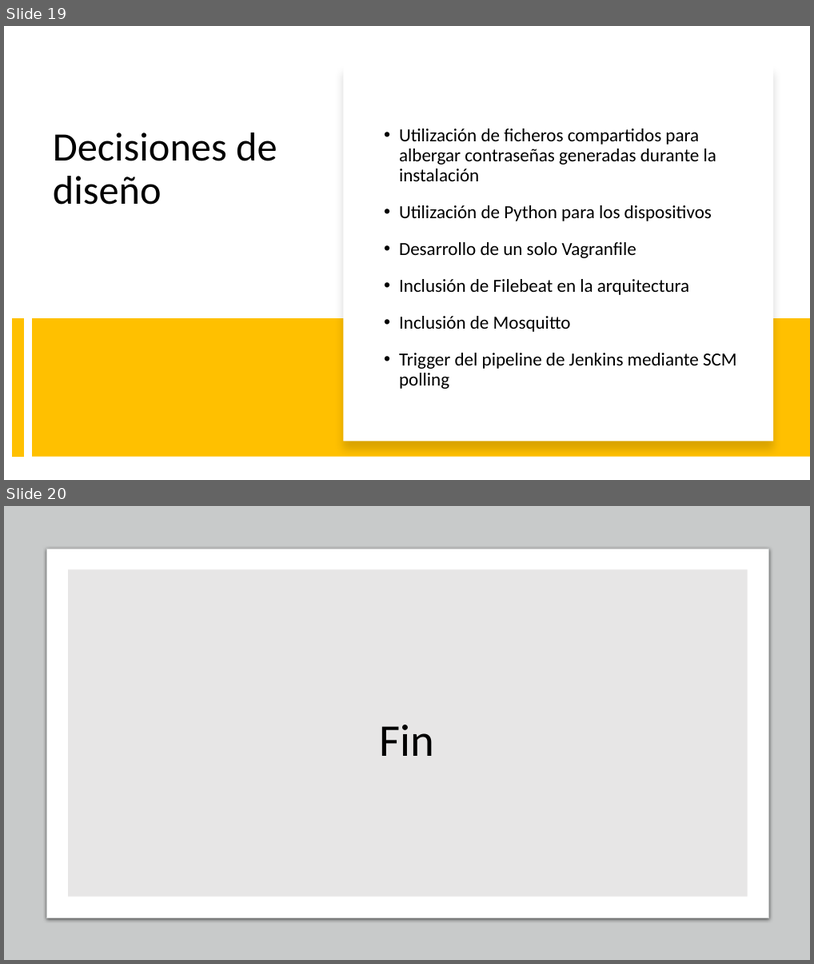
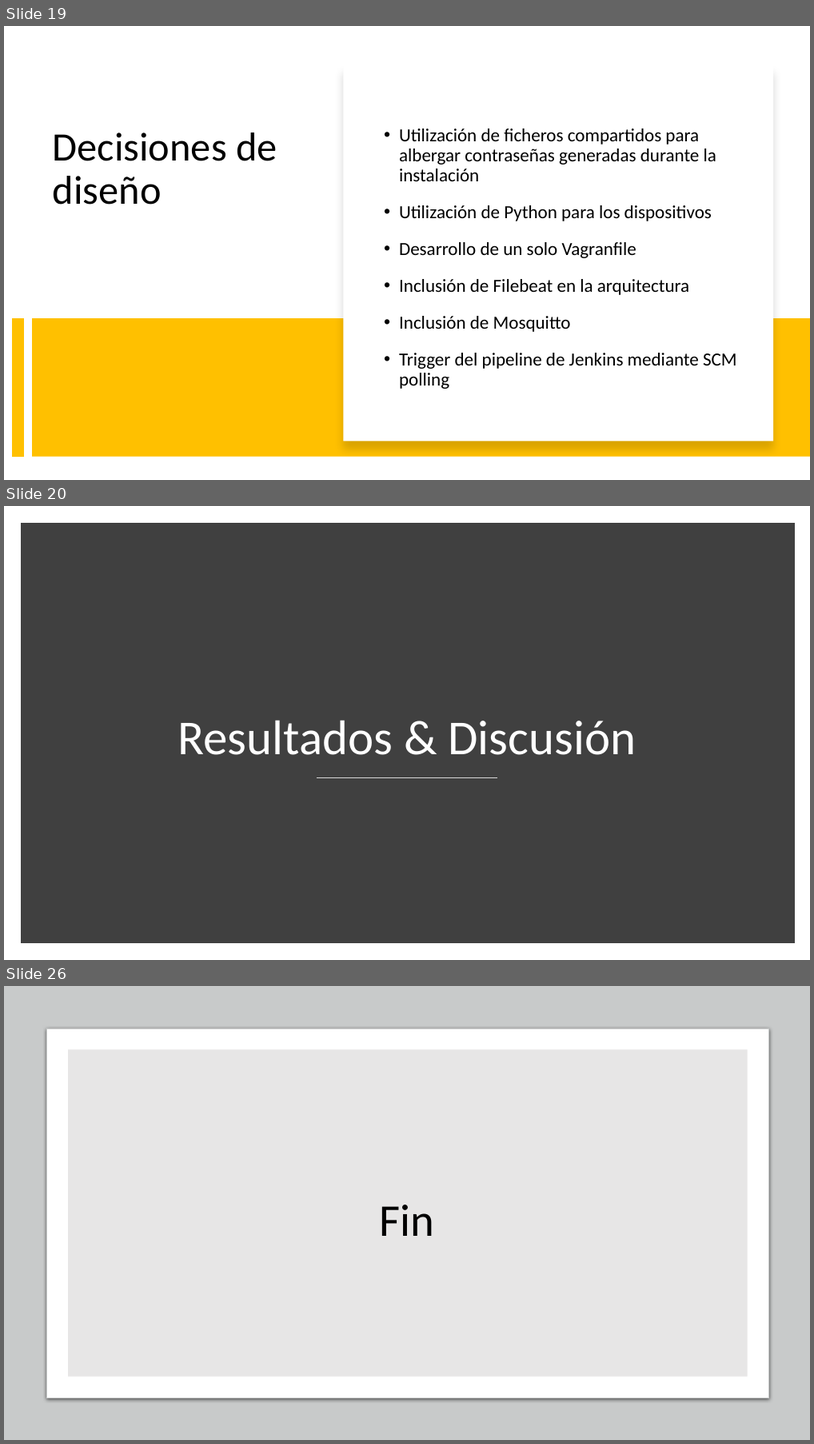
Before and after one commit to alfonsodiezramirez-upm/vagrant-ELK-edgeCluster, a slide deck: Presentación PFM.pptx. Shown one above the other, each under a label of ours: slides 19 and 20 before the commit, slides 19, 20 and 26 after it; the slides between them are not shown. The pictures are 814x964 and 814x1444 pixels, drawn with LibreOffice and Linux fonts; fonts in the diff are those of the drawing. Boxes give left, top, right and bottom in pixels: in the first picture for what was removed or moved away, otherwise in the second. Text is boxed around its words. In the diff, an @@ line names an element or a change of style, - is before the commit and + after.

```diff
--- a/Presentación PFM.pptx
+++ b/Presentación PFM.pptx
@@ slide 20 added at box(4, 506, 810, 960), background #FFFFFF @@
@@ rectangle added at box(25, 527, 791, 939), fill #404040, outline #404040 10 pt @@
@@ title added at box(178, 720, 636, 755), 58 pt, text #FFFFFF @@
+Resultados & Discusión
@@ line added from (317, 778) to (498, 778), #D9D9D9 1 pt @@
@@ what was slide 20 is now slide 26 @@
```
Also in this commit, not shown: 2 slides changed, 5 other slides added.
